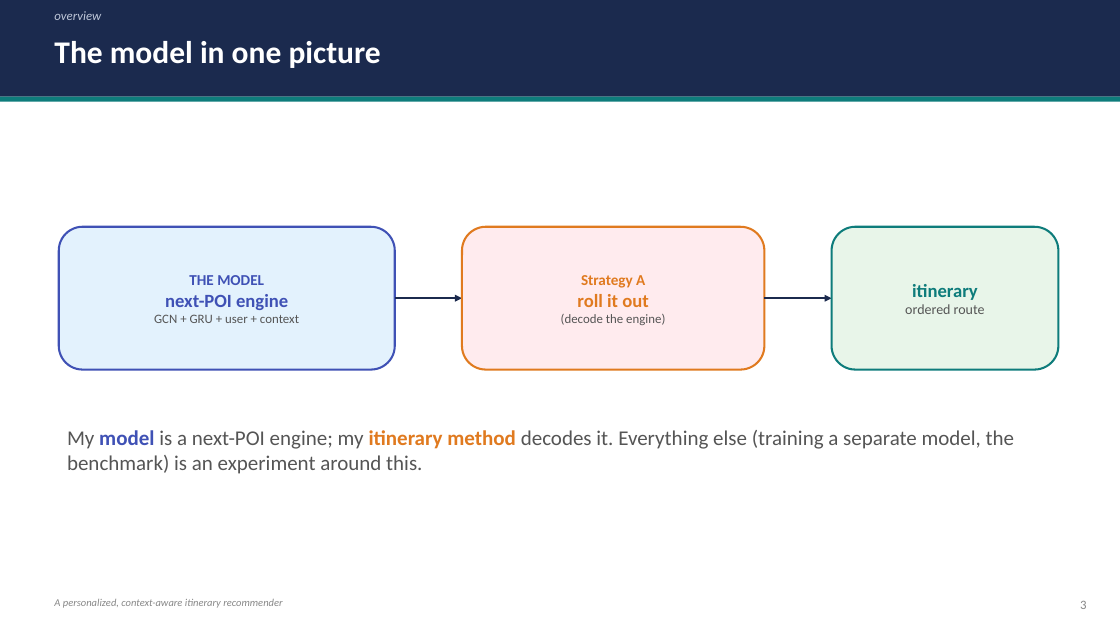
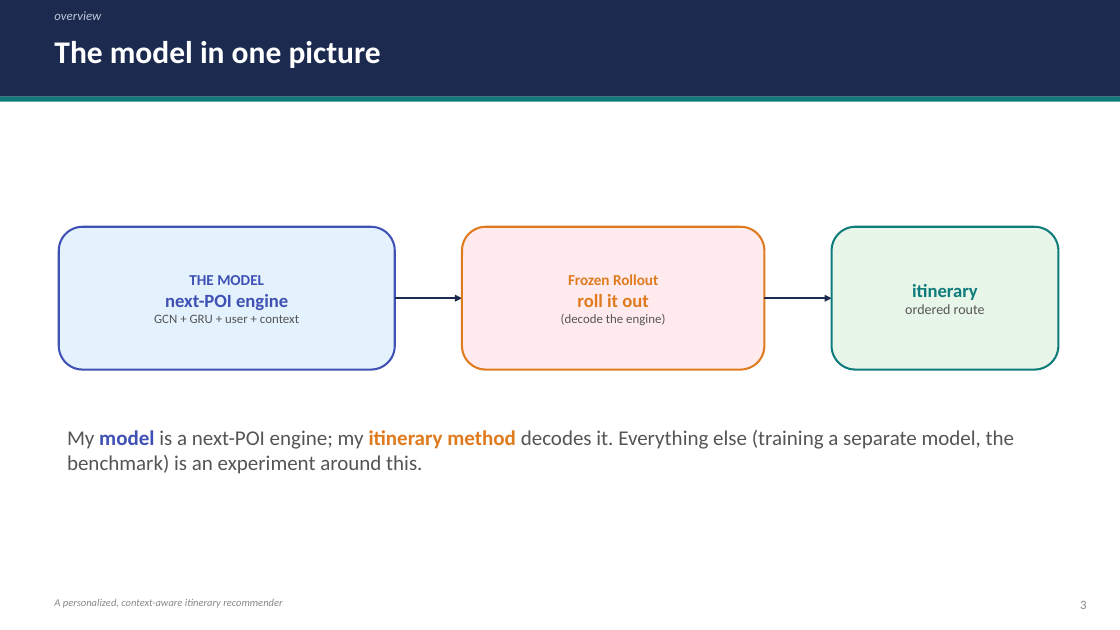
Before and after one commit to 6ym6n/PFE_IMPLEMTATION, a slide deck: slide 3 of presentation/strategy_d/model_slides.pptx. Drawn at 1120x630 pixels with LibreOffice and Linux fonts; fonts in the diff are those of the drawing. Boxes give left, top, right and bottom in pixels: in the first picture for what was removed or moved away, otherwise in the second. Text is boxed around its words. In the diff, an @@ line names an element or a change of style, - is before the commit and + after.

```diff
--- a/presentation/strategy_d/model_slides.pptx
+++ b/presentation/strategy_d/model_slides.pptx
@@ text in rounded rectangle at bbox=[568, 274, 658, 285]: text changed @@
-Strategy A
+Frozen Rollout
```
Also in this commit, not shown: 7 other slides changed, 3 other files.
